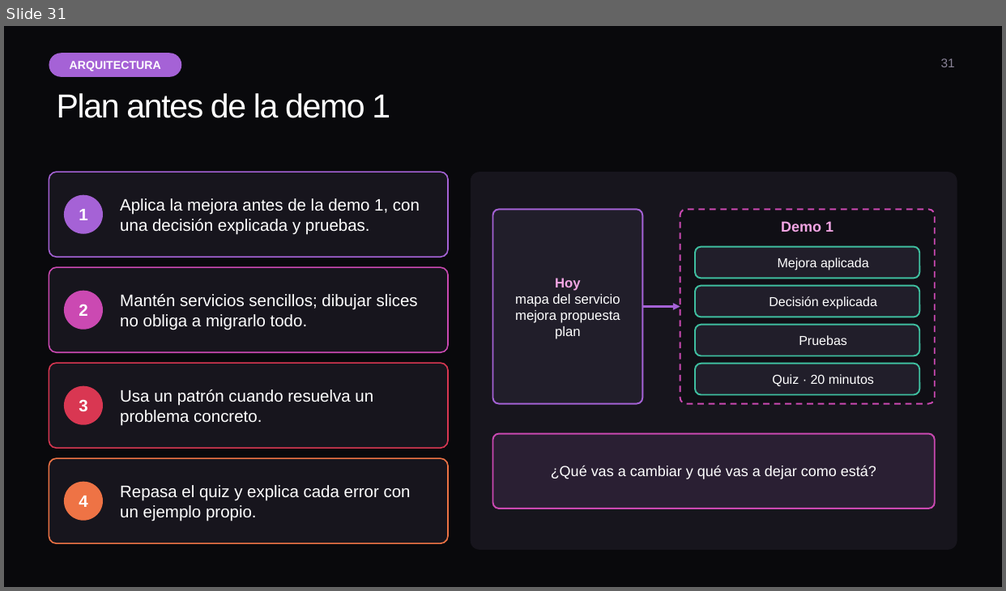
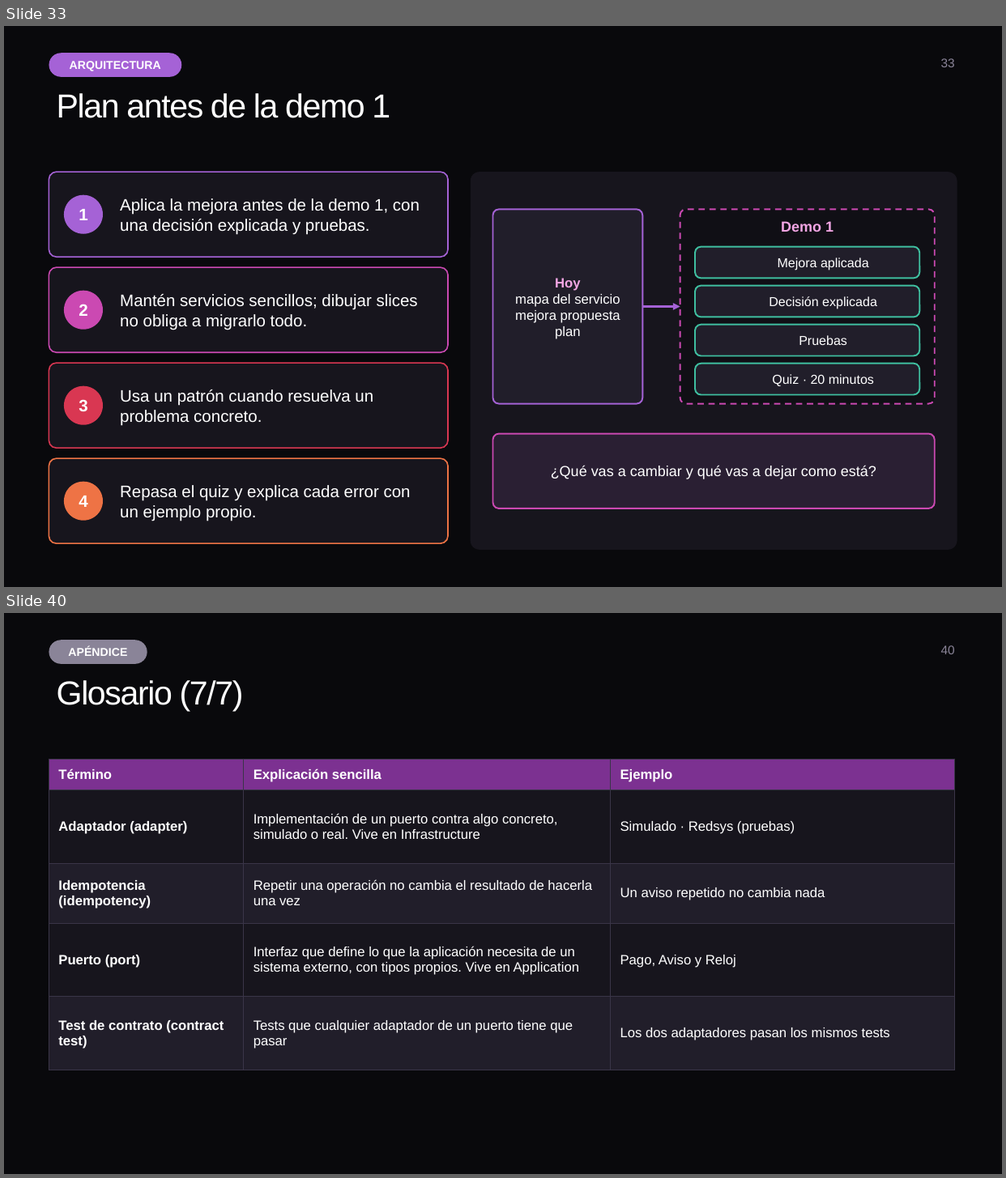
Before and after one commit to ybenzina/formacion-dotnet-junior, a slide deck: docs/masterclasses/masterclass-architecture.pptx. Shown one above the other, each under a label of ours: slide 31 before the commit, slides 33 and 40 after it; the slides between them are not shown. The pictures are 1006x591 and 1006x1178 pixels, drawn with LibreOffice and Linux fonts; fonts in the diff are those of the drawing; background and template pictures are left out. Boxes give left, top, right and bottom in pixels: in the first picture for what was removed or moved away, otherwise in the second. Text is boxed around its words. In the diff, an @@ line names an element or a change of style, - is before the commit and + after.

```diff
--- a/docs/masterclasses/masterclass-architecture.pptx
+++ b/docs/masterclasses/masterclass-architecture.pptx
@@ slide 40 added at [4, 613, 1002, 1174], background #09090C @@
@@ rounded rectangle added at [49, 640, 147, 664], fill #8A8498, 11 pt, text #FFFFFF, bold @@
+APÉNDICE
@@ page number added at [941, 645, 955, 654], 12 pt, text #8A8498 @@
+40
@@ title added at [57, 680, 244, 712], 32 pt, text #FFFFFF @@
+Glosario (7/7)
@@ table added at [49, 759, 955, 1071], 5 rows, 3 columns @@
+Término | Explicación sencilla | Ejemplo
+Adaptador (adapter) | Implementación de un puerto contra algo concreto, simulado o real. Vive en Infrastructure | Simulado · Redsys (pruebas)
+Idempotencia (idempotency) | Repetir una operación no cambia el resultado de hacerla una vez | Un aviso repetido no cambia nada
+Puerto (port) | Interfaz que define lo que la aplicación necesita de un sistema externo, con tipos propios. Vive en Application | Pago, Aviso y Reloj
+Test de contrato (contract test) | Tests que cualquier adaptador de un puerto tiene que pasar | Los dos adaptadores pasan los mismos tests
@@ what was slide 31 is now slide 33 @@
@@ page number at [941, 58, 955, 67]: text changed @@
-31
+33
```
Also in this commit, not shown: 8 slides changed, 2 other slides added.
